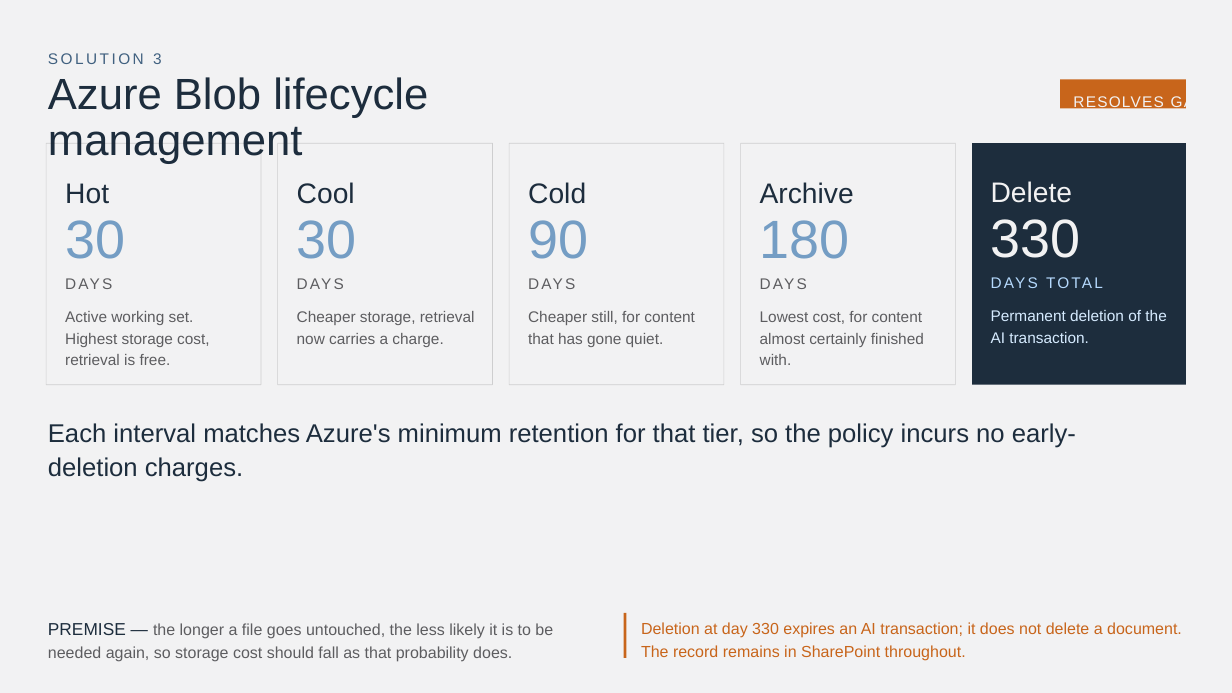
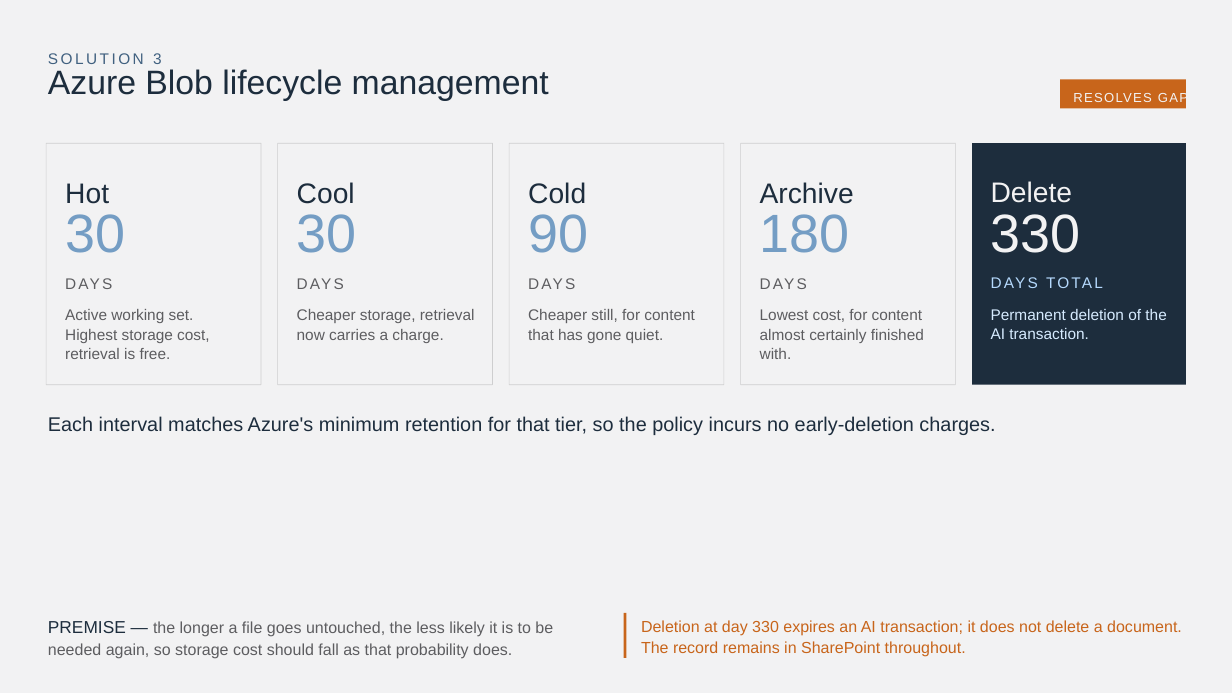
Before and after one commit to ashleytmathew/Architecture-and-design, a slide deck: slide 8 of architecture-optimization_v6.pptx. Drawn at 1232x693 pixels with LibreOffice and Linux fonts; fonts in the diff are those of the drawing. Boxes give left, top, right and bottom in pixels: in the first picture for what was removed or moved away, otherwise in the second. Text is boxed around its words. In the diff, an @@ line names an element or a change of style, - is before the commit and + after.

```diff
--- a/architecture-optimization_v6.pptx
+++ b/architecture-optimization_v6.pptx
@@ text "Azure Blob lifecycle management" at (x1=48, y1=69, x2=549, y2=101): size 51 to 39.5 pt; line spacing 0.89 to 0.69 @@
@@ text "RESOLVES GAP 4" at (x1=1073, y1=92, x2=1188, y2=106): size 18 to 15.3 pt; line spacing 1.34 to 1.24 @@
@@ line spacing 0.87 to 0.77 in 5 elements at (x1=65, y1=214, x2=125, y2=253), (x1=297, y1=214, x2=357, y2=253), (x1=528, y1=214, x2=588, y2=253), (x1=760, y1=214, x2=850, y2=253), (x1=991, y1=214, x2=1081, y2=253) @@
@@ line spacing 1.16 to 1.06 in 5 elements at (x1=65, y1=309, x2=209, y2=359), (x1=297, y1=309, x2=475, y2=343), (x1=528, y1=309, x2=694, y2=343), (x1=760, y1=309, x2=924, y2=359), (x1=991, y1=309, x2=1166, y2=339) @@
@@ text "Each interval matches Azure's minimum ..." at (x1=48, y1=416, x2=995, y2=435): size 30 to 23.2 pt; line spacing 1.08 to 0.88 @@
@@ text "PREMISE — the longer a ..." at (x1=48, y1=621, x2=553, y2=659): line spacing 1.2 to 1.1 @@
@@ text "Deletion at day 330 expires ..." at (x1=641, y1=620, x2=1182, y2=657): line spacing 1.2 to 1.1 @@
```
Also in this commit, not shown: 10 other slides changed, 2 slides added, 1 other file.
